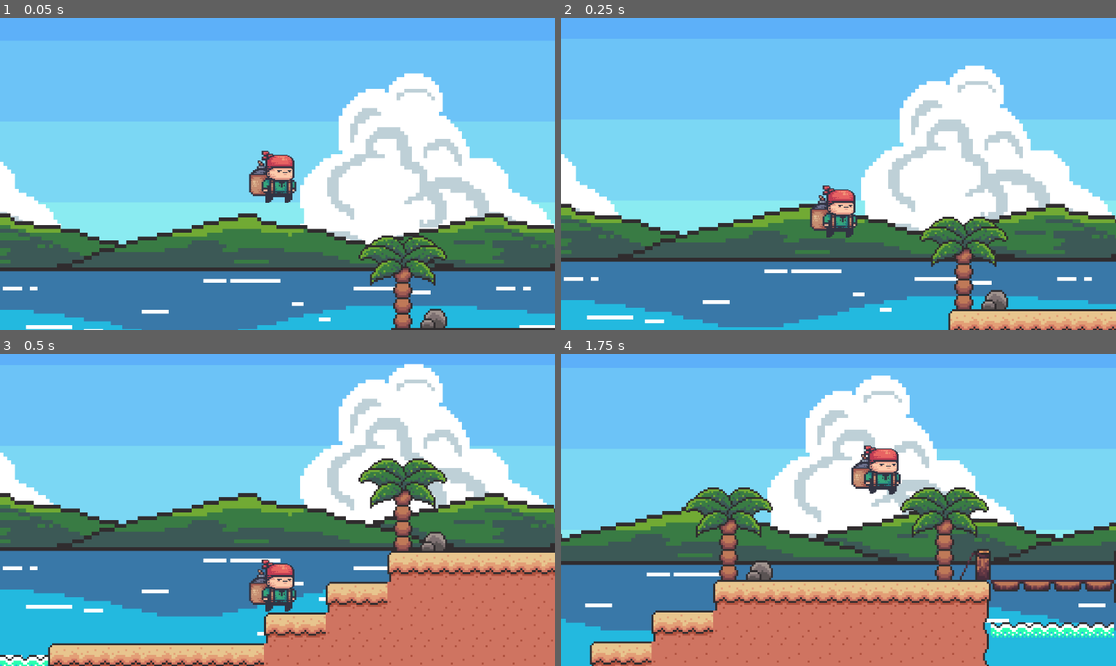
Above: before the commit, frames 1-4 (two rows, left to right).
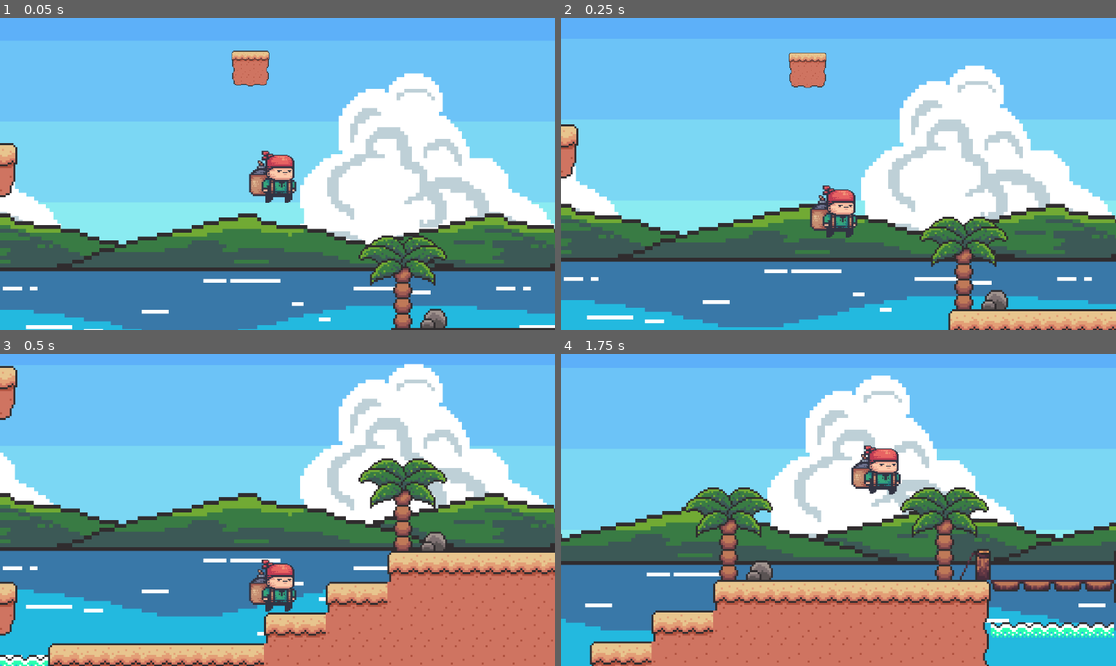
Above: after the commit, the same moments.

Repository: Masayidalfa/lolp-game
Game: Godot game, scene res://scene/main.tscn
Same seed, same stepped clock (60 frames per second), same inputs: the game is played once before the commit and once after it.
Inputs:
- Up to frame 1 (0.05 s): no input
- Up to frame 2 (0.25 s): no input
- Up to frame 3 (0.5 s): no input
- Up to frame 4 (1.75 s): tap Enter (ui_accept) at 0.5, 0.77, 1.52 s; hold Right (ui_right) from 0.53 s (still down)

The runs differ from the first frame. In frame 1, 1.2% of the frame differs, in the area x 0-49%, y 10-58%; in frame 2, 1.2%; in frame 3, 0.9%; in frame 4, nothing differs.

Commit message:
add feature rotating platforms

Diff:
--- a/node_2d.tscn
+++ /dev/null
@@ -1,3 +0,0 @@
-[gd_scene load_steps=0 format=3 uid="uid://dvrhh3co4q8gc"]
-
-[node name="Node2D" type="Node2D"]
--- /dev/null
+++ b/scene/RotatingPlatform.tscn
@@ -0,0 +1,35 @@
+[gd_scene load_steps=5 format=3 uid="uid://b3wn0aadetfoe"]
+
+[ext_resource type="Script" uid="uid://q4l3p2qc84o" path="res://script/rotating_platform.gd" id="1_2gkkm"]
+[ext_resource type="Texture2D" uid="uid://ctxsyji2el3iu" path="res://assets/sprites/tiles/beach.png" id="2_e1qmw"]
+
+[sub_resource type="RectangleShape2D" id="RectangleShape2D_le1vd"]
+size = Vector2(20, 18)
+
+[sub_resource type="RectangleShape2D" id="RectangleShape2D_r5m6k"]
+size = Vector2(20, 19)
+
+[node name="RotatingPlatform" type="Node2D"]
+script = ExtResource("1_2gkkm")
+
+[node name="Sprite2D" type="Sprite2D" parent="."]
+texture_filter = 1
+scale = Vector2(0.40957448, 0.40957445)
+texture = ExtResource("2_e1qmw")
+region_enabled = true
+region_rect = Rect2(0, 0, 47.79313, 64)
+
+[node name="StaticBody2D" type="StaticBody2D" parent="."]
+
+[node name="CollisionShape2D" type="CollisionShape2D" parent="StaticBody2D"]
+position = Vector2(0, 2)
+shape = SubResource("RectangleShape2D_le1vd")
+
+[node name="Area2D" type="Area2D" parent="."]
+
+[node name="CollisionShape2D" type="CollisionShape2D" parent="Area2D"]
+position = Vector2(0, 1.5)
+shape = SubResource("RectangleShape2D_r5m6k")
+
+[connection signal="body_entered" from="Area2D" to="." method="_on_area_2d_body_entered"]
+[connection signal="body_exited" from="Area2D" to="." method="_on_area_2d_body_exited"]
--- a/scene/main.tscn
+++ b/scene/main.tscn
@@ -53,7 +53,8 @@
 [ext_resource type="Texture2D" uid="uid://dwlgiup3v3cmw" path="res://assets/sprites/background/grassland/bg_cloud.png" id="48_km826"]
 [ext_resource type="Texture2D" uid="uid://gsyqa14ruftf" path="res://assets/sprites/background/grassland/bg_mount.png" id="49_p2s8b"]
 [ext_resource type="Script" uid="uid://cw3rikiv0rf3x" path="res://script/bg_trigger.gd" id="53_p2s8b"]
-[ext_resource type="PackedScene" uid="uid://bg1euskagcriu" path="res://MovingPlatform.tscn" id="55_fhhrp"]
+[ext_resource type="PackedScene" uid="uid://b3wn0aadetfoe" path="res://scene/RotatingPlatform.tscn" id="55_f460h"]
+[ext_resource type="PackedScene" uid="uid://bg1euskagcriu" path="res://scene/MovingPlatform.tscn" id="55_fhhrp"]
 
 [sub_resource type="GDScript" id="GDScript_vhvp1"]
 
@@ -684,13 +685,13 @@
 
 [node name="Ground" type="TileMapLayer" parent="."]
 texture_filter = 1
-tile_map_data = PackedByteArray("AAD0/xEAAAAAAAEAAAD0/xIAAAA …(13695 unchanged characters)… AGAAEAAAAgAAkAAAAGAAAAAABGABEAAAAGAAAAAAA=")
+tile_map_data = PackedByteArray("AAD0/xEAAAAAAAEAAAD0/xIAAAA …(13695 unchanged characters)… AGAAEAAAAgAAkAAAAGAAAAAABGABEAAAAGAAAAAADw/w8AAAAAAAEAAADx/w8AAAABAAEAAADy/w8AAAACAAEAAADw/wgAAAAAAAEAAADx/wgAAAABAAEAAADy/wgAAAACAAEAAADw/wkAAAAAAAMAAADx/wkAAAABAAMAAADy/wkAAAACAAMAAAA=")
 tile_set = SubResource("TileSet_gj7ui")
 
 [node name="Foreground" type="TileMapLayer" parent="."]
 z_index = 2
 texture_filter = 1
-tile_map_data = PackedByteArray("AAANAA0AAQAGAAEAAAA=")
+tile_map_data = PackedByteArray("AAANAA0AAQAGAAEAAADw/xAAAAAAAAMAAADx/xAAAAABAAMAAADy/xAAAAACAAMAAAA=")
 tile_set = SubResource("TileSet_ie7le")
 
 [node name="BGTrigers" type="Node2D" parent="."]
@@ -709,10 +710,17 @@
 position = Vector2(2029, 576)
 shape = SubResource("RectangleShape2D_vhvp1")
 
-[node name="DynamicPlatforns" type="Node2D" parent="."]
-
-[node name="MovingPlatform" parent="." instance=ExtResource("55_fhhrp")]
-position = Vector2(-221, 267)
+[node name="Pltforms" type="Node2D" parent="."]
+
+[node name="MovingPlatforms" type="Node2D" parent="Pltforms"]
+
+[node name="MovingPlatform" parent="Pltforms/MovingPlatforms" instance=ExtResource("55_fhhrp")]
+position = Vector2(-292, 192)
+
+[node name="RotatingPlatforms" type="Node2D" parent="Pltforms"]
+
+[node name="RotatingPlatform" parent="Pltforms/RotatingPlatforms" instance=ExtResource("55_f460h")]
+position = Vector2(-132, 84)
 
 [connection signal="body_entered" from="BGTrigers/ToGrassland" to="BGTrigers/ToGrassland" method="_on_body_entered"]
 [connection signal="body_exited" from="BGTrigers/ToGrassland" to="BGTrigers/ToGrassland" method="_on_body_exited"]
--- /dev/null
+++ b/script/rotating_platform.gd
@@ -0,0 +1,31 @@
+extends Node2D
+
+@export var radius: float = 45.0
+@export var rotate_speed: float = 1.2
+@export var clockwise: bool = true
+
+var angle: float = 0.0
+var start_position: Vector2
+var player_on_top: CharacterBody2D = null
+
+func _ready():
+	start_position = global_position
+
+func _process(delta: float):
+	angle += (rotate_speed * delta) * (1 if clockwise else -1)
+	var offset = Vector2(cos(angle), sin(angle)) * radius
+	var new_position = start_position + offset
+	var delta_move = new_position - global_position
+
+	global_position = new_position
+
+	if player_on_top:
+		player_on_top.global_position += delta_move
+
+func _on_area_2d_body_entered(body):
+	if body.is_in_group("player"):
+		player_on_top = body
+
+func _on_area_2d_body_exited(body):
+	if body == player_on_top:
+		player_on_top = null
Renamed: MovingPlatform.tscn -> scene/MovingPlatform.tscn
Not shown: 1 places in scene/main.tscn that only renumber resources
Not shown, added: script/rotating_platform.gd.uid
